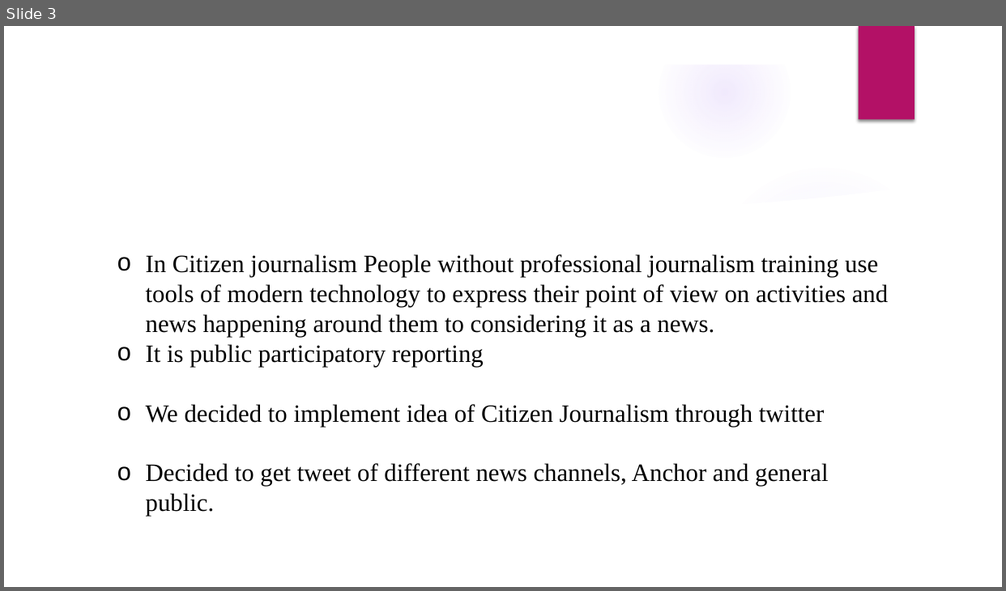
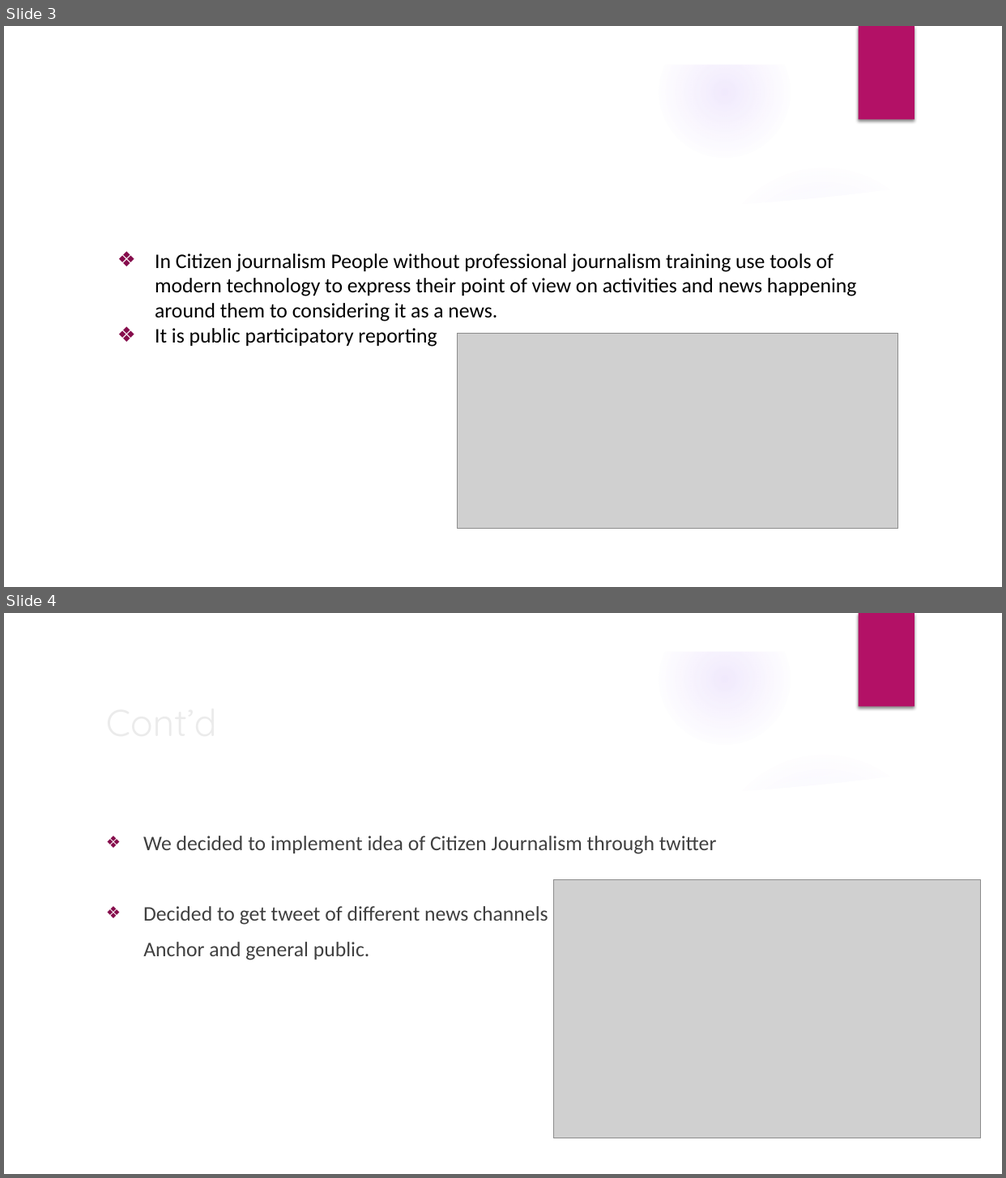
Before and after one commit to Zeeshanily/Citizen-Journalism, a slide deck: pj-task 1/Presentation.pptx. Shown one above the other, each under a label of ours: slide 3 before the commit, slides 3 and 4 after it. The pictures are 1006x591 and 1006x1178 pixels, drawn with LibreOffice and Linux fonts; fonts in the diff are those of the drawing; grey boxes stand for pictures; background and template pictures are left out. Boxes give left, top, right and bottom in pixels: in the first picture for what was removed or moved away, otherwise in the second. Text is boxed around its words. In the diff, an @@ line names an element or a change of style, - is before the commit and + after.

```diff
--- a/pj-task 1/Presentation.pptx
+++ b/pj-task 1/Presentation.pptx
@@ slide 4 added at (4, 613, 1002, 1174), background picture (left out); not listed: 9 template elements that a slide beside it also shows @@
@@ title added at (98, 692, 816, 750), 36 pt, text #EBEBEB @@
+Cont’d
@@ text added at (143, 836, 717, 960), 20 pt, text #404040 @@
+❖ We decided to implement idea of Citizen Journalism through twitter
+❖ Decided to get tweet of different news channels
+Anchor and general public.
@@ picture added at (553, 879, 981, 1139) @@
@@ slide 3 changed as well @@
@@ text "In Citizen journalism People without ..." at (155, 254, 857, 347): size 24 to 20 pt, font Times New Roman to Calibri; bullet o to ❖ @@
@@ picture added at (457, 334, 898, 528) @@
@@ text at (146, 404, 829, 516): paragraphs removed @@
-o We decided to implement idea of Citizen Journalism through twitter
-o Decided to get tweet of different news channels, Anchor and general public.
```
Also in this commit, not shown: 8 other slides changed, 1 other slide added.
